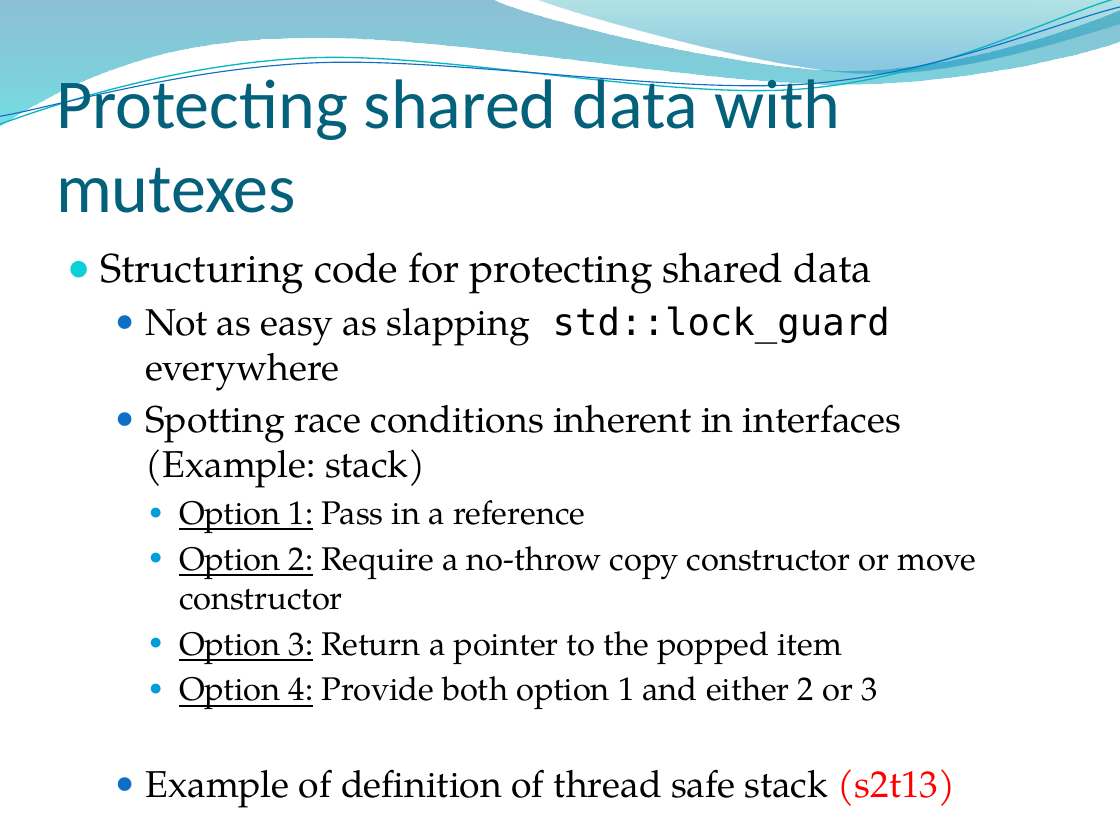
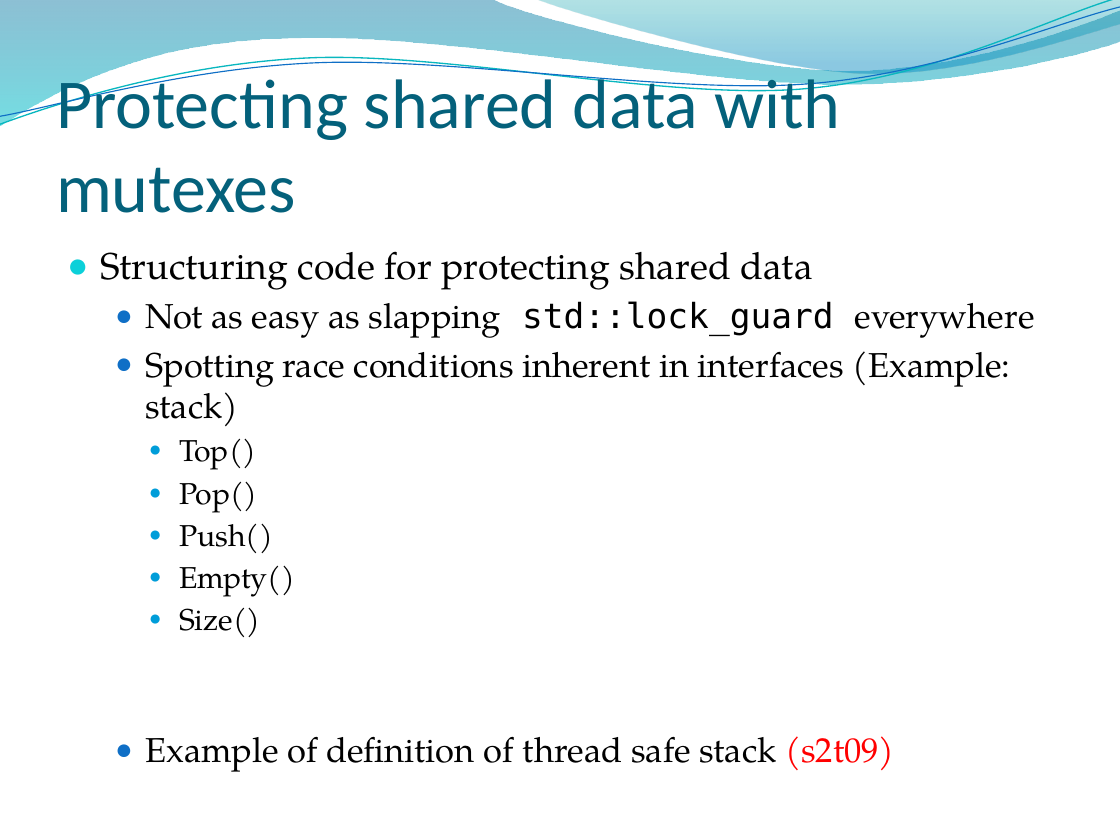
Before and after one commit to pabloribalta/Concurrency, a slide deck: slide 11 of s2/session-2.pptx. Drawn at 1120x840 pixels with LibreOffice and Linux fonts; fonts in the diff are those of the drawing; background and template pictures are left out. Boxes give left, top, right and bottom in pixels: in the first picture for what was removed or moved away, otherwise in the second. Text is boxed around its words. In the diff, an @@ line names an element or a change of style, - is before the commit and + after.

Commit message:
Updated slides for session 2 to include more detail exercise about std::stack

```diff
--- a/s2/session-2.pptx
+++ b/s2/session-2.pptx
@@ text at (101, 251, 1035, 426): size 26 to 24.1 pt in "Structuring code for protecting shared data"; size 24 to 22.2 pt in "Not as easy as slapping std::lock_guard everywhere", "Spotting race conditions inherent in interfaces (Example: ..." @@
@@ text at (145, 439, 895, 772): text changed; size 21 to 22.2 pt @@
-    ● Option 1: Pass in a reference
-    ● Option 2: Require a no-throw copy constructor or move constructor
-    ● Option 3: Return a pointer to the popped item
-    ● Option 4: Provide both option 1 and either 2 or 3
-  ● Example of definition of thread safe stack (s2t13)
+    ● Top()
+    ● Pop()
+    ● Push()
+    ● Empty()
+    ● Size()
+  ● Example of definition of thread safe stack (s2t09)
```
Also in this commit, not shown: 1 other slide changed, 5 slides added, 1 other file.
